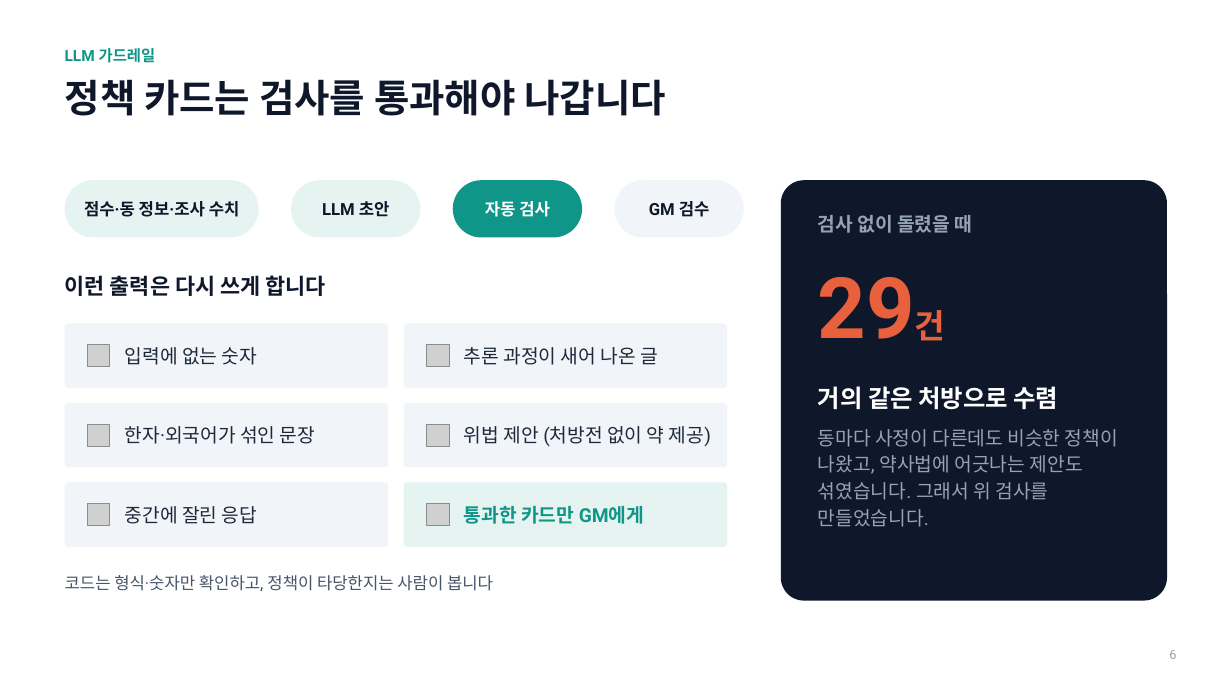
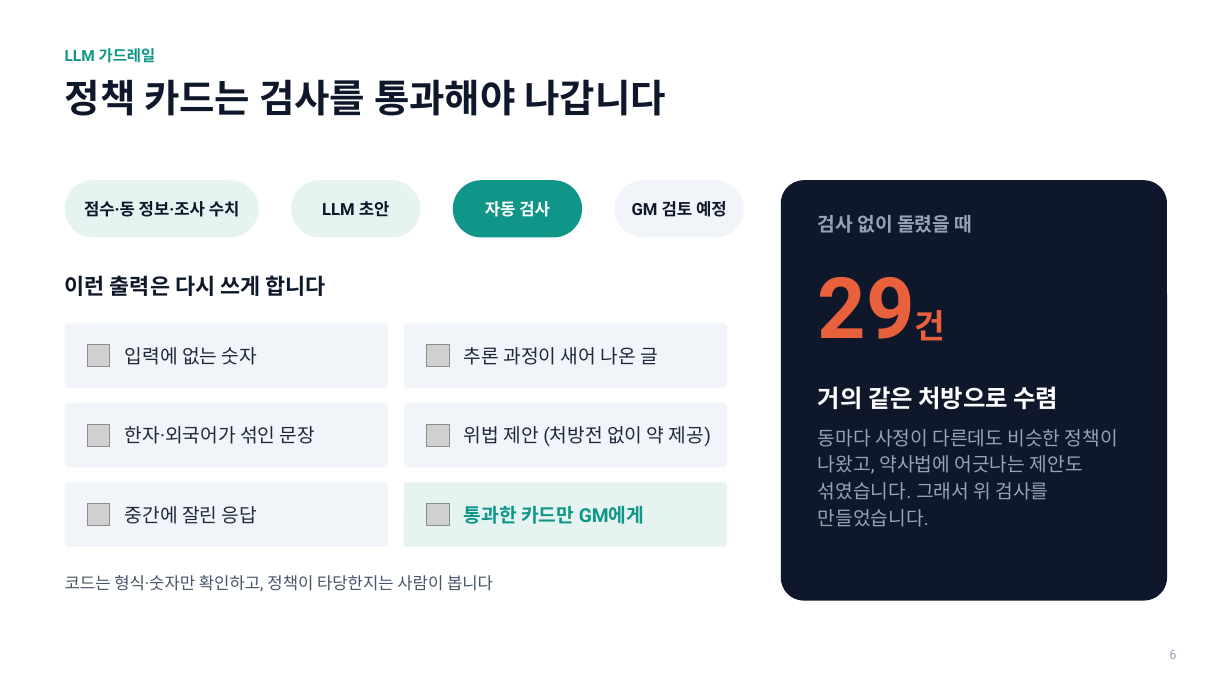
Before and after one commit to yechan-7942/2026_SW_festival, a slide deck: slide 6 of outputs/presentation_final.pptx. Drawn at 1232x693 pixels with LibreOffice and Linux fonts; fonts in the diff are those of the drawing; grey boxes stand for pictures; background and template pictures are left out. Boxes give left, top, right and bottom in pixels: in the first picture for what was removed or moved away, otherwise in the second. Text is boxed around its words. In the diff, an @@ line names an element or a change of style, - is before the commit and + after.

```diff
--- a/outputs/presentation_final.pptx
+++ b/outputs/presentation_final.pptx
@@ text at (632,201,727,217): text changed @@
-GM 검수
+GM 검토 예정
```
Also in this commit, not shown: 3 other slides changed, 27 other files.
